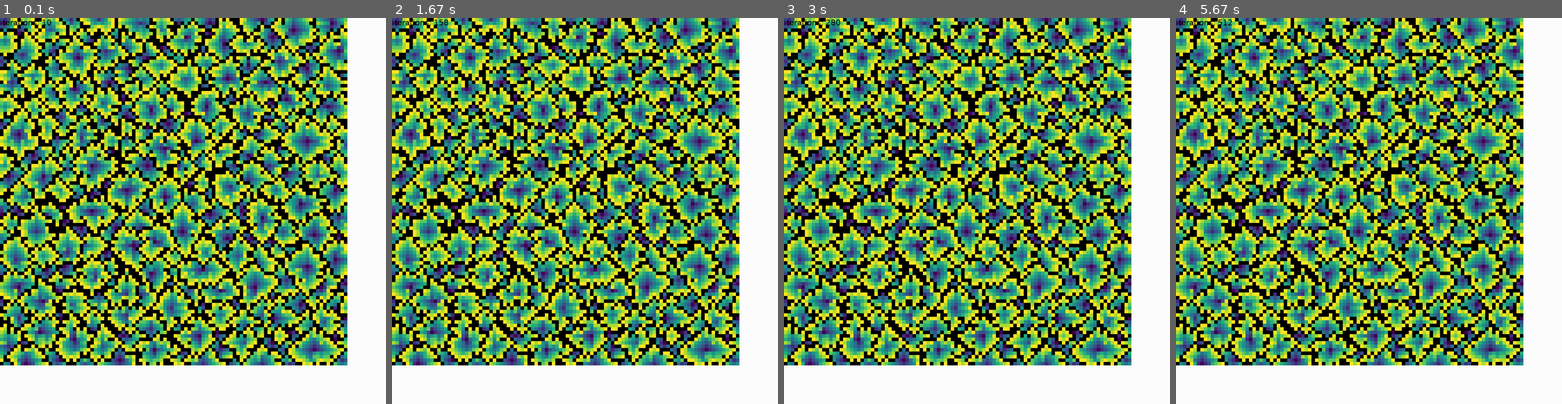
Above: before the commit, frames 1-4 (left to right).
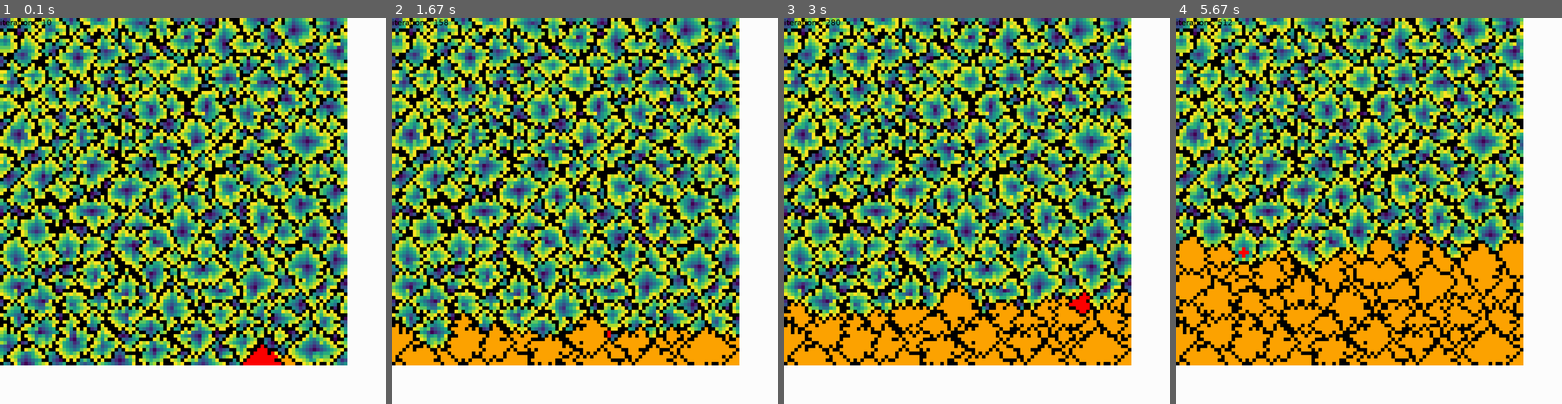
Above: after the commit, the same moments.

Repository: binnev/pygame_sandbox
Game: pygame game, started from automata/advent_of_code_day9/__main__.py
Same seed, same stepped clock (60 frames per second), same inputs: the game is played once before the commit and once after it.
Inputs:
- Up to frame 1 (0.1 s): no input
- Up to frame 2 (1.67 s): hold Up 0.33-0.8 s; hold Down 0.83-1.13 s; hold Up 1.17-1.53 s; hold Down from 1.57 s (still down)
- Up to frame 3 (3 s): release Down at 1.93 s; hold Up 1.97-2.27 s; hold Down 2.3-2.6 s; hold Up from 2.63 s (still down)
- Up to frame 4 (5.67 s): release Up at 3 s; hold Down 3.03-3.4 s; hold Up 3.43-3.73 s; hold Down 3.77-4.07 s; hold Up 4.1-4.47 s; hold Down 4.5-4.87 s; hold Up 4.9-5.2 s; hold Down 5.23-5.53 s; hold Up from 5.57 s (still down)

The runs differ from the first frame. In frame 1, 0.4% of the frame differs, in the area x 63-77%, y 84-90%; in frame 2, 6.1%; in frame 3, 10%; in frame 4, 20%, in the area x 0-90%, y 55-90%.

Commit message:
working adventofcode day9

Diff:
--- a/automata/advent_of_code_day9/__main__.py
+++ b/automata/advent_of_code_day9/__main__.py
@@ -2,11 +2,11 @@
 
 import pygame
 
-from automata.advent_of_code_day9.game import AdventOfCodeDay9Game
+from automata.advent_of_code_day9.game import AdventOfCodeGame
 
 
 def main():
-    game = AdventOfCodeDay9Game()
+    game = AdventOfCodeGame()
     game.main()
     pygame.quit()
     sys.exit()
--- a/automata/advent_of_code_day9/classes.py
+++ b/automata/advent_of_code_day9/classes.py
@@ -3,12 +3,12 @@
 from pygame import Color
 from pygame.surface import Surface
 
-from automata.advent_of_code_day9.game import AdventOfCodeDay9Game
+from automata.advent_of_code_day9.game import AdventOfCodeGame
 from fighting_game.objects import Entity
 
 
 class Caverns(Entity):
-    game: AdventOfCodeDay9Game
+    game: AdventOfCodeGame
     scaling = 9
     colormap = matplotlib.cm.viridis
 
@@ -16,12 +16,37 @@
         self.raw = raw
         self.input = [list(map(int, row)) for row in raw.splitlines()]
         self.calculate_colours()
+        self.low_points = self.find_low_points(self.input)
+        self.basin_sizes = []
+        self.explored = set()
+        self.reset_search()
         super().__init__()
 
+    def reset_search(self):
+        low_point = self.low_points.pop()
+        self.basin = {low_point}
+
+    def bfs_step(self):
+        basin_size = len(self.basin)
+        for x, y in self.basin:
+            current_height = self.input[y][x]
+            neighbours = self.get_neighbours(self.input, x, y)
+            higher_neighbours = filter(lambda key: 9 > neighbours[key] > current_height, neighbours)
+            self.basin = self.basin.union(higher_neighbours)
+        # if self.basin didn't grow, we're done
+        if len(self.basin) == basin_size:
+            if self.low_points:
+                self.reset_search()
+            else:
+                pass  # completed puzzle
+
     def update(self):
+        self.bfs_step()
+        self.explored = self.explored.union(self.basin)
         super().update()
 
     def draw(self, surface: Surface, debug: bool = False):
+        # draw base board
         for y, row in enumerate(self.input):
             for x, cell in enumerate(row):
                 pixel = Surface((self.scaling, self.scaling))
@@ -29,6 +54,22 @@
                 pixel.fill(colour[:3])
                 screen_x, screen_y = x * self.scaling, y * self.scaling
                 surface.blit(pixel, (screen_x, screen_y))
+
+        # draw explored
+        for x, y in self.explored:
+            pixel = Surface((self.scaling, self.scaling))
+            colour = Color("orange")
+            pixel.fill(colour[:3])
+            screen_x, screen_y = x * self.scaling, y * self.scaling
+            surface.blit(pixel, (screen_x, screen_y))
+
+        # draw current basin
+        for x, y in self.basin:
+            pixel = Surface((self.scaling, self.scaling))
+            colour = Color("red")
+            pixel.fill(colour[:3])
+            screen_x, screen_y = x * self.scaling, y * self.scaling
+            surface.blit(pixel, (screen_x, screen_y))
 
         super().draw(surface, debug)
 
@@ -40,3 +81,24 @@
         }
         colours[9] = Color("black")
         self.colours = colours
+
+    def find_low_points(self, input):
+        low_points = []
+        for y, row in enumerate(input):
+            for x, cell in enumerate(row):
+                neighbours = self.get_neighbours(input, x, y).values()
+                if cell < min(neighbours):
+                    low_points.append((x, y))
+        return low_points
+
+    def get_neighbours(self, input, x, y):
+        neighbours = {}
+        directions = [(x + 1, y), (x, y + 1), (x - 1, y), (x, y - 1)]
+        for x, y in directions:
+            if x < 0 or y < 0:
+                continue
+            try:
+                neighbours[(x, y)] = input[y][x]
+            except IndexError:
+                pass
+        return neighbours
--- a/automata/advent_of_code_day9/game.py
+++ b/automata/advent_of_code_day9/game.py
@@ -112,7 +112,7 @@
 8998732123459942109898946498989921013579876566799876987673234689999498965452346995469887645787789312
 9439851012567893235999532349765432123489989679899987899432124567892359764321245789312998789899896434"""
 
-class AdventOfCodeDay9Game(Entity):
+class AdventOfCodeGame(Entity):
     fps = 30
     window_width = 1000
     window_height = 1000
